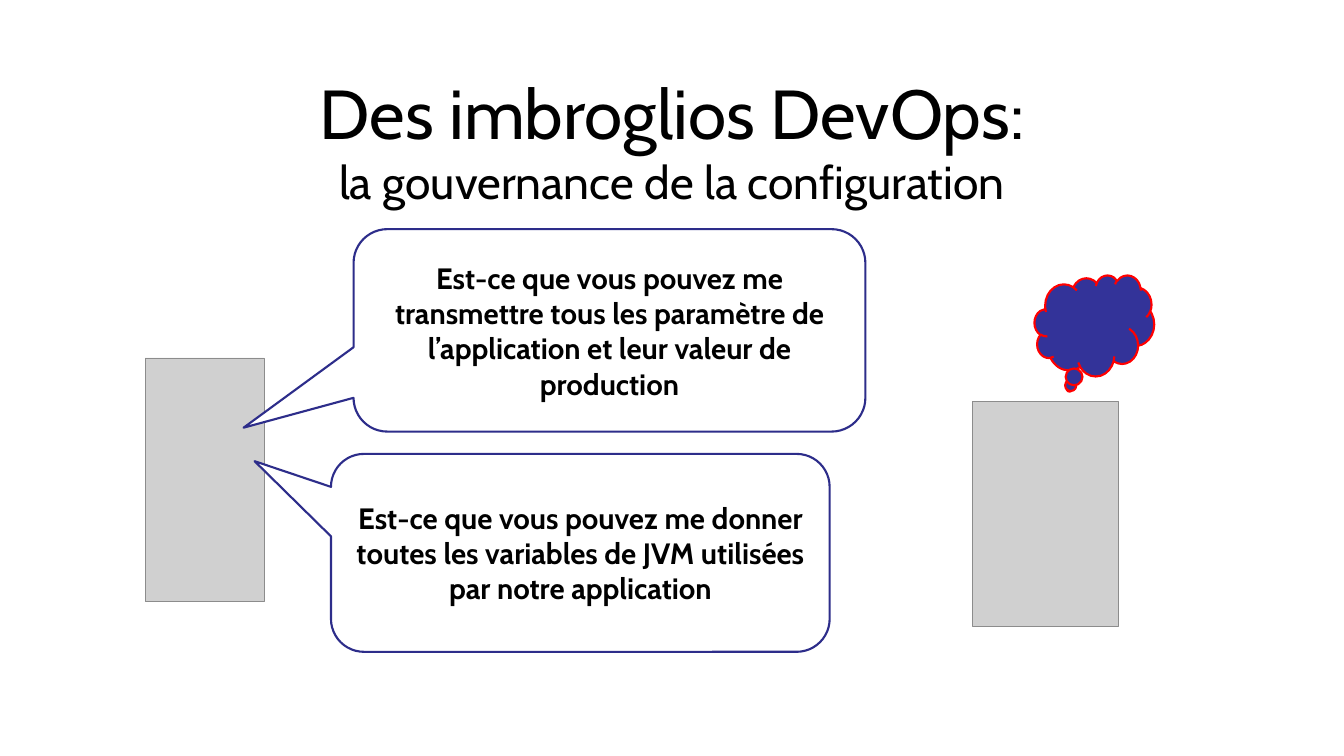
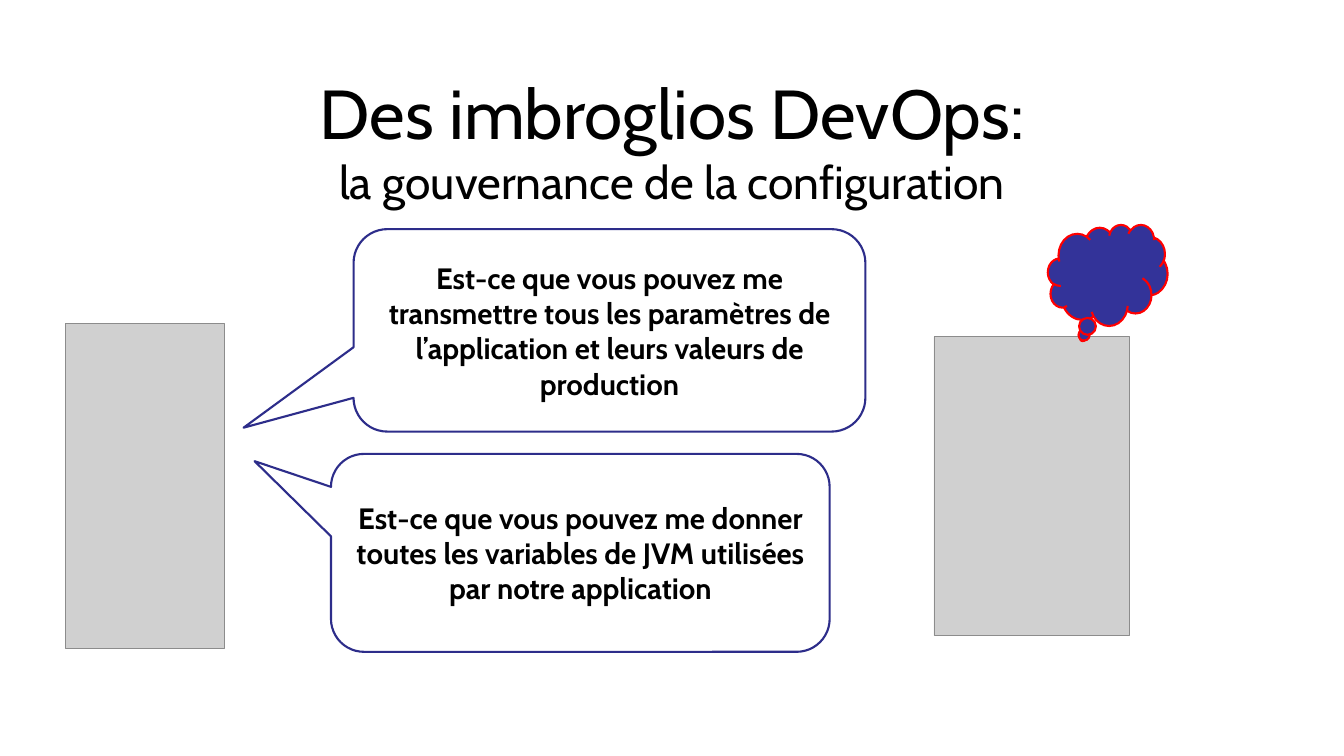
Before and after one commit to dbaeli/conf4j, a slide deck: slide 7 of conf4j-slides/Devops_Configuration_Jungle_Devoxx_FR_2012.pptx. Drawn at 1344x756 pixels with LibreOffice and Linux fonts; fonts in the diff are those of the drawing; grey boxes stand for pictures; background and template pictures are left out. Boxes give left, top, right and bottom in pixels: in the first picture for what was removed or moved away, otherwise in the second. Text is boxed around its words. In the diff, an @@ line names an element or a change of style, - is before the commit and + after.

```diff
--- a/conf4j-slides/Devops_Configuration_Jungle_Devoxx_FR_2012.pptx
+++ b/conf4j-slides/Devops_Configuration_Jungle_Devoxx_FR_2012.pptx
@@ thought cloud: place and size @@
-thought cloud at [1034, 275, 1154, 376]
+thought cloud at [1048, 225, 1167, 326]
@@ text in rounded speech box at [389, 268, 830, 402]: text changed @@
-Est-ce que vous pouvez me transmettre tous les paramètre de l’application et leur valeur de production
+Est-ce que vous pouvez me transmettre tous les paramètres de l’application et leurs valeurs de production
@@ picture: place and size @@
-picture at [145, 358, 264, 602]
+picture at [66, 324, 225, 649]
@@ picture: place and size @@
-picture at [972, 401, 1119, 625]
+picture at [934, 336, 1129, 635]
```
Also in this commit, not shown: 8 other slides changed, 1 other file.
